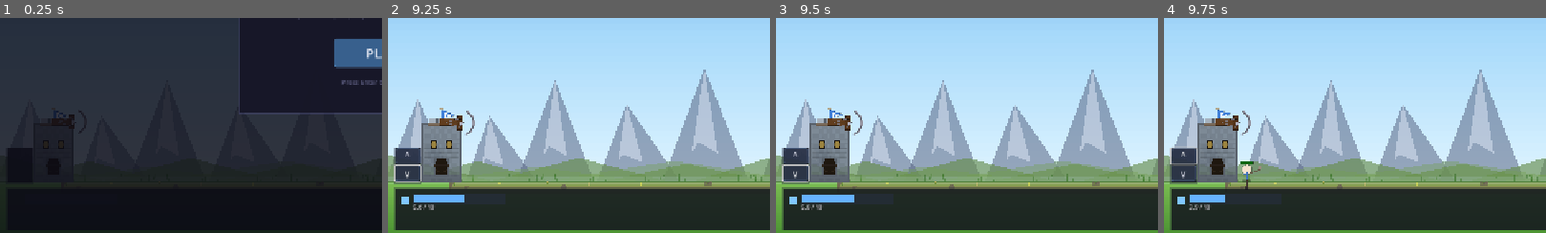
Above: before the commit, frames 1-4 (left to right).
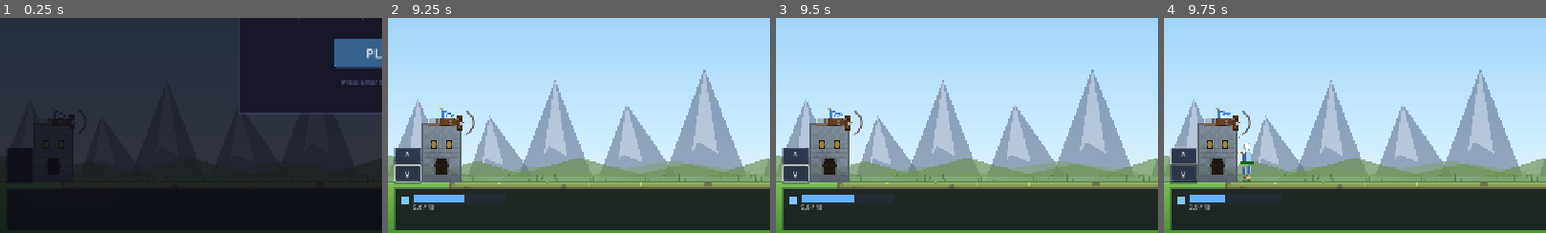
Above: after the commit, the same moments.

Repository: Caspian-X/cartoon-wars
Game: Godot game, scene res://scenes/main.tscn
Two runs of this game, one before a commit and one after it. Both use one fixed random seed, a clock stepped at 60 frames per second and the inputs below.
Inputs (mouse positions are % of the whole screen's width and height, from its top left):
- Up to frame 1 (0.25 s): no input
- Up to frame 2 (9.25 s): click "PLAY" at 0.5 s; click "The Beginning Repel the enemy…" at 1.25 s; click "^" at 2 s; click "v" at 2.75 s; tap Enter at 3.5, 3.6 s; move the mouse to (72, 45) at 3.52 s; hold Up 3.53-4.25 s; click (72, 45) at 3.67 s; drag from (30, 55) to (45, 70) at 4.27 s; move the mouse to (60, 28) at 5.02 s; hold Up 5.03-5.75 s; tap 2 at 5.1 s; drag from (45, 70) to (20, 35) at 5.77 s; move the mouse to (80, 65) at 6.52 s; hold Down 6.53-7.25 s; tap 4 at 6.6 s; drag from (20, 35) to (35, 25) at 7.27 s; move the mouse to (55, 50) at 8.02 s; hold Down 8.03-8.75 s; tap R at 8.1 s; click (55, 50) at 8.17 s; tap Space at 8.75 s; drag from (35, 25) to (30, 55) at 8.77 s
- Up to frame 3 (9.5 s): no input
- Up to frame 4 (9.75 s): tap Enter at 9.5 s; move the mouse to (72, 45) at 9.52 s; hold Up from 9.53 s (still down); tap 1 at 9.6 s
The pictures show only the part of the screen within x 0-50%, y 50-100%; the shares and areas given below are measured in that part.

Frames 1-3 are identical in both runs. In frame 4, 0.4% of the frame differs, in the area x 19-26%, y 55-80%.

Commit message:
updated animations and importing process docs

Diff:
--- /dev/null
+++ b/scenes/units/spearman_model.tscn
@@ -0,0 +1,11 @@
+[gd_scene load_steps=2 format=3]
+
+[ext_resource type="PackedScene" path="res://assets/models/characters/spearman.glb" id="1_model"]
+
+[node name="SpearmanModel" type="Node3D"]
+
+[node name="Model" parent="." instance=ExtResource("1_model")]
+
+[node name="Camera" type="Camera3D" parent="."]
+projection = 1
+size = 4.2
--- /dev/null
+++ b/scenes/units/wizard_model.tscn
@@ -0,0 +1,11 @@
+[gd_scene load_steps=2 format=3]
+
+[ext_resource type="PackedScene" path="res://assets/models/characters/wizard.glb" id="1_model"]
+
+[node name="WizardModel" type="Node3D"]
+
+[node name="Model" parent="." instance=ExtResource("1_model")]
+
+[node name="Camera" type="Camera3D" parent="."]
+projection = 1
+size = 3.5
--- a/scripts/game.gd
+++ b/scripts/game.gd
@@ -27,13 +27,7 @@
 		"key": "spearman", "name": "Spearman", "cost": 2, "hp": 35.0, "dmg": 6.0,
 		"atk_interval": 0.9, "range": 0.018, "speed": 0.11, "weapon": "melee",
 		"scale": 0.13, "foot_offset": 0.93,
-		"sprite_frames": [
-			"res://assets/sprites/spearman_frame_1.png",
-			"res://assets/sprites/spearman_frame_2.png",
-			"res://assets/sprites/spearman_frame_3.png",
-			"res://assets/sprites/spearman_frame_4.png",
-		],
-		"anim_fps": 8.0,
+		"model_path": "res://assets/models/characters/spearman.glb",
 	},
 	{
 		"key": "bowman", "name": "Bowman", "cost": 4, "hp": 22.0, "dmg": 9.0,
@@ -45,7 +39,7 @@
 		"key": "wizard", "name": "Wizard", "cost": 6, "hp": 30.0, "dmg": 12.0,
 		"atk_interval": 1.3, "range": 0.155, "speed": 0.085, "weapon": "magic",
 		"scale": 0.13, "foot_offset": 0.93,
-		"sprite_path": "res://assets/sprites/wizard.png",
+		"model_path": "res://assets/models/characters/wizard.glb",
 	},
 	{
 		"key": "broadsword", "name": "Knight", "cost": 8, "hp": 120.0, "dmg": 18.0,
@@ -218,7 +212,7 @@
 	_ai_decision(dt)
 
 	for troop in troops:
-		if not is_instance_valid(troop) or not troop.alive:
+		if not is_instance_valid(troop) or not troop.alive or troop.dying:
 			continue
 		var d: Dictionary = troop.data
 		var dir: float = 1.0 if troop.side == "player" else -1.0
@@ -357,7 +351,7 @@
 	var radius: float = float(d.get("aoe_range", 0.05))
 	var damage: float = float(d.get("dmg", 5.0))
 	for target in troops:
-		if not is_instance_valid(target) or not target.alive or target.side == attacker.side:
+		if not is_instance_valid(target) or not target.alive or target.dying or target.side == attacker.side:
 			continue
 		if abs(target.frac - primary.frac) <= radius:
 			target.take_damage(damage)
@@ -368,7 +362,7 @@
 	var best: Troop = null
 	var best_dist: float = INF
 	for o in troops:
-		if not is_instance_valid(o) or not o.alive or o.side == troop.side:
+		if not is_instance_valid(o) or not o.alive or o.dying or o.side == troop.side:
 			continue
 		var dist: float = abs(o.frac - troop.frac)
 		var ahead: bool = (troop.side == "player" and o.frac >= troop.frac) or (troop.side == "enemy" and o.frac <= troop.frac)
@@ -382,7 +376,7 @@
 	var best: Troop = null
 	var best_dist: float = radius
 	for o in troops:
-		if not is_instance_valid(o) or not o.alive or o.side == side:
+		if not is_instance_valid(o) or not o.alive or o.dying or o.side == side:
 			continue
 		var dist: float = pos.distance_to(o.position)
 		if dist < best_dist:
@@ -395,7 +389,7 @@
 	var best: Troop = null
 	var best_dist: float = INF
 	for o in troops:
-		if not is_instance_valid(o) or not o.alive or o.side == side:
+		if not is_instance_valid(o) or not o.alive or o.dying or o.side == side:
 			continue
 		if side == "player" and o.frac > CROSSBOW_RANGE:
 			continue
--- a/scripts/troop.gd
+++ b/scripts/troop.gd
@@ -2,6 +2,8 @@
 extends Node2D
 
 const FLAMETHROWER_MODEL := preload("res://scenes/units/soldier_flamethrower_model.tscn")
+const SPEARMAN_MODEL := preload("res://scenes/units/spearman_model.tscn")
+const WIZARD_MODEL := preload("res://scenes/units/wizard_model.tscn")
 
 var side: String = "player"
 var type_idx: int = 0
@@ -15,12 +17,16 @@
 var state: String = "walk"
 var hit_flash: float = 0.0
 var alive: bool = true
+var dying: bool = false
+var death_timer: float = 0.0
 
 var bg_bar: ColorRect
 var fill_bar: ColorRect
 var character_sprite: Sprite2D
 var character_model: Node3D
 var character_model_position: Vector3
+var character_animation: AnimationPlayer
+var character_animation_name := ""
 var animated_parts: Dictionary = {}
 
 
@@ -37,7 +43,16 @@
 
 
 func _ready() -> void:
-	if String(data.get("key", "")) == "soldier_flamethrower":
+	var key := String(data.get("key", ""))
+	var model_resource: PackedScene
+	match key:
+		"spearman":
+			model_resource = SPEARMAN_MODEL
+		"wizard":
+			model_resource = WIZARD_MODEL
+		"soldier_flamethrower":
+			model_resource = FLAMETHROWER_MODEL
+	if model_resource:
 		var viewport := SubViewport.new()
 		viewport.size = Vector2i(256, 256)
 		viewport.transparent_bg = true
@@ -58,30 +73,38 @@
 		key_light.light_energy = 1.6
 		key_light.shadow_enabled = true
 		viewport.add_child(key_light)
-		var model_scene := FLAMETHROWER_MODEL.instantiate()
+		var model_scene := model_resource.instantiate()
 		viewport.add_child(model_scene)
 		var model_camera := model_scene.get_node_or_null("Camera") as Camera3D
 		if model_camera:
 			model_camera.projection = Camera3D.PROJECTION_ORTHOGONAL
-			model_camera.size = 4.1
-			model_camera.position = Vector3(6.0, 1.65, 0.0)
-			model_camera.look_at_from_position(model_camera.position, Vector3(0.0, 1.55, 0.0), Vector3.UP)
+			model_camera.position = Vector3(5.0, 2.0, 4.5) if key != "soldier_flamethrower" else Vector3(6.0, 1.65, 0.0)
+			model_camera.look_at_from_position(model_camera.position, Vector3(0.0, 1.45, 0.0), Vector3.UP)
 			model_camera.current = true
-		character_model = model_scene.get_node_or_null("Model/Soldier_Root") as Node3D
+		character_model = model_scene.get_node_or_null("Model") as Node3D
 		character_model_position = character_model.position
-		for part_name in [
-			"UpperLeg_L", "UpperLeg_R", "LowerLeg_L", "LowerLeg_R",
-			"KneePad_L", "KneePad_R", "Boot_L", "Boot_R", "Torso",
-			"Head", "Flamethrower_Root", "Hand_L", "Hand_R",
-		]:
-			var part := character_model.get_node_or_null(part_name) as Node3D
-			if part:
-				animated_parts[part_name] = {"node": part, "transform": part.transform}
+		character_animation = character_model.find_child("AnimationPlayer", true, false) as AnimationPlayer
+		if character_animation:
+			for animation_name in ["Idle", "Walk", "Attack"]:
+				var animation: Animation = character_animation.get_animation(animation_name)
+				if animation:
+					animation.loop_mode = Animation.LOOP_LINEAR
+		if key == "soldier_flamethrower":
+			character_model = model_scene.get_node_or_null("Model/Soldier_Root") as Node3D
+			character_model_position = character_model.position
+			for part_name in [
+				"UpperLeg_L", "UpperLeg_R", "LowerLeg_L", "LowerLeg_R",
+				"KneePad_L", "KneePad_R", "Boot_L", "Boot_R", "Torso",
+				"Head", "Flamethrower_Root", "Hand_L", "Hand_R",
+			]:
+				var part := character_model.get_node_or_null(part_name) as Node3D
+				if part:
+					animated_parts[part_name] = {"node": part, "transform": part.transform}
 		character_sprite = Sprite2D.new()
 		character_sprite.texture = viewport.get_texture()
 		character_sprite.flip_h = side == "player"
 		character_sprite.position = Vector2(0.0, -31.0)
-		character_sprite.scale = Vector2(0.46, 0.46)
+		character_sprite.scale = Vector2(0.46, 0.46) if key == "soldier_flamethrower" else Vector2(0.38, 0.38)
 		add_child(character_sprite)
 	bg_bar = ColorRect.new()
 	add_child(bg_bar)
@@ -100,14 +123,22 @@
 	phase += dt * 10.0
 	if hit_flash > 0.0:
 		hit_flash -= dt
+	if dying:
+		death_timer -= dt
+		if death_timer <= 0.0:
+			alive = false
+			return
 	if character_sprite:
-		var bob: float = -abs(sin(phase)) * 2.5 if state == "walk" else 0.0
-		var recoil: float = sin(phase * 2.0) * 1.5 if state == "attack" else 0.0
-		var facing: float = 1.0 if side == "player" else -1.0
-		character_sprite.position = Vector2(recoil * facing, -31.0 + bob)
+		character_sprite.position = Vector2(0.0, -31.0)
 		character_sprite.rotation = 0.0
 		character_sprite.modulate = Color.WHITE if hit_flash <= 0.0 else Color(1.0, 0.72, 0.45)
-		if character_model:
+		if character_animation:
+			var next_animation: String = "Death" if dying else "Walk" if state == "walk" else "Attack"
+			if next_animation != character_animation_name:
+				character_animation.play(next_animation, 0.12)
+				character_animation_name = next_animation
+		elif character_model:
+			var bob: float = -abs(sin(phase)) * 2.5 if state == "walk" else 0.0
 			character_model.position = character_model_position + Vector3(0.0, bob * 0.006, 0.0)
 			character_model.rotation = Vector3.ZERO
 			_animate_character_parts()
@@ -115,7 +146,7 @@
 
 
 func _animate_character_parts() -> void:
-	for part_data in animated_parts.values():
+	for part_data: Dictionary in animated_parts.values():
 		var part: Node3D = part_data["node"]
 		part.transform = part_data["transform"]
 
@@ -198,7 +229,7 @@
 	var acc_col: Color
 
 	var key: String = String(data.get("key", "spearman"))
-	if key == "soldier_flamethrower":
+	if character_sprite:
 		_draw_hp_bar(s)
 		return
 	match key:
@@ -389,7 +420,11 @@
 
 
 func take_damage(amount: float) -> void:
+	if dying:
+		return
 	hp = max(0.0, hp - amount)
 	hit_flash = 0.12
 	if hp <= 0.0:
-		alive = false
+		dying = true
+		death_timer = 1.25
+		state = "death"
Binary file added: assets/models/characters/spearman.glb
Not shown, added: assets/models/characters/spearman.glb.import
Binary file added: assets/models/characters/wizard.glb
Not shown, added: assets/models/characters/wizard.glb.import
Not shown, added: blender/author_unit_animations.py
Not shown, added: blender/spearman.blend
Not shown, added: blender/wizard.blend
Not shown, changed: docs/blender-models-in-godot.md
Not shown, changed: docs/gamespec.md
